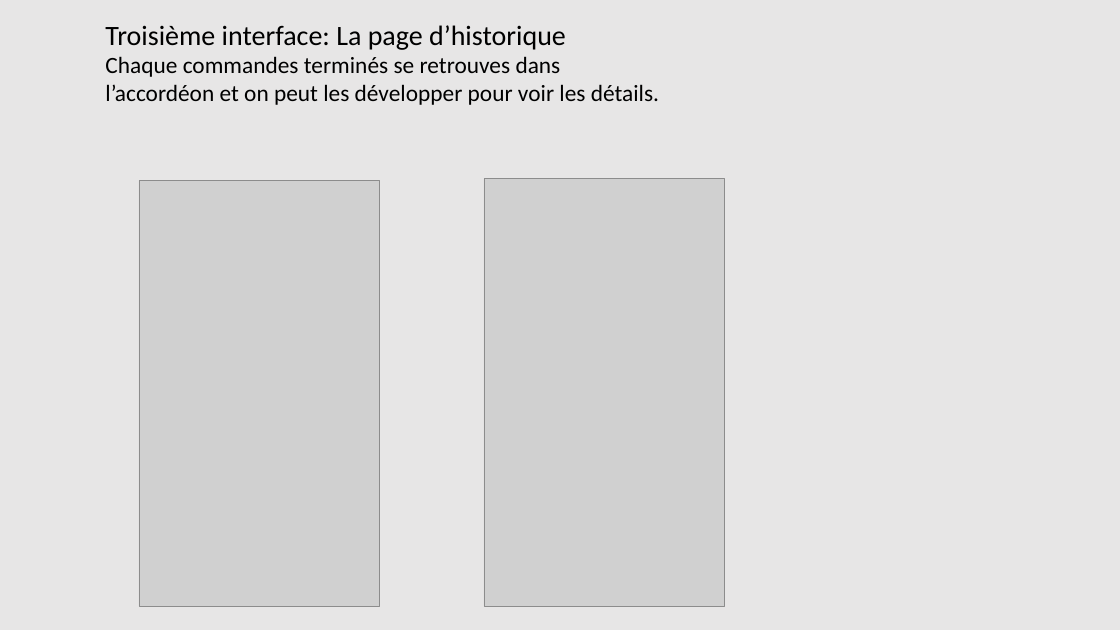
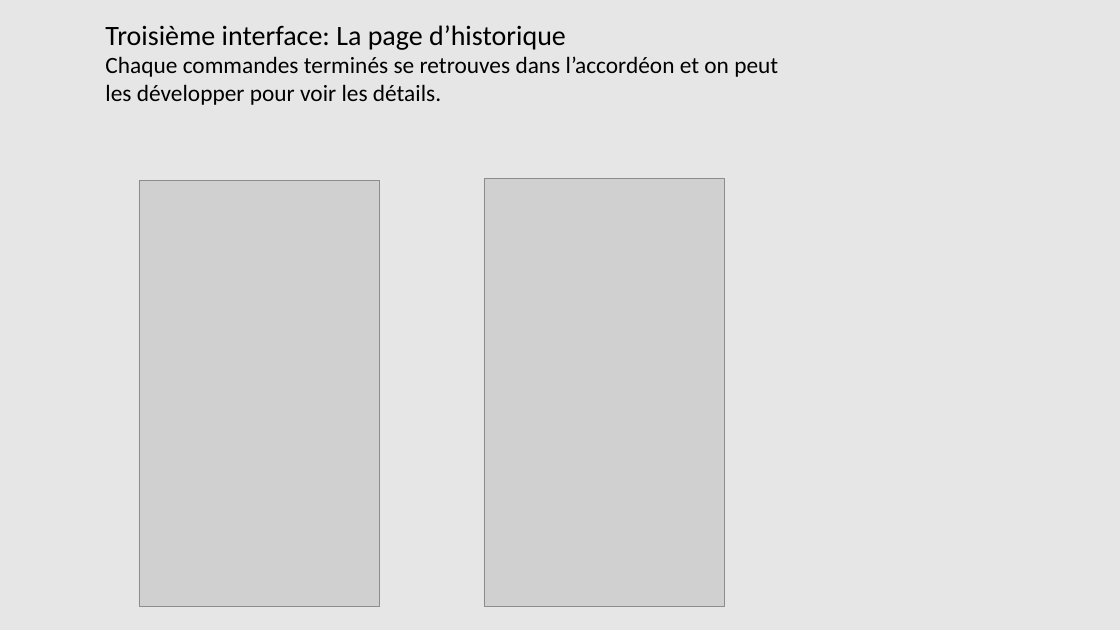
Before and after one commit to MaximeRoy1733837/ESP, a slide deck: slide 4 of diagramme/interfaceSprite2.pptx. Drawn at 1120x630 pixels with LibreOffice and Linux fonts; fonts in the diff are those of the drawing; grey boxes stand for pictures. Boxes give left, top, right and bottom in pixels: in the first picture for what was removed or moved away, otherwise in the second. Text is boxed around its words. In the diff, an @@ line names an element or a change of style, - is before the commit and + after.

Commit message:
continuer interface pour sprite 2 et modifier backlog pour sprint 2

```diff
--- a/diagramme/interfaceSprite2.pptx
+++ b/diagramme/interfaceSprite2.pptx
@@ text "Troisième interface: La page d’historique" rewrapped from <box>105,25,659,105</box> to <box>105,25,778,105</box> @@
```
Also in this commit, not shown: 4 other slides changed, 2 other files.
